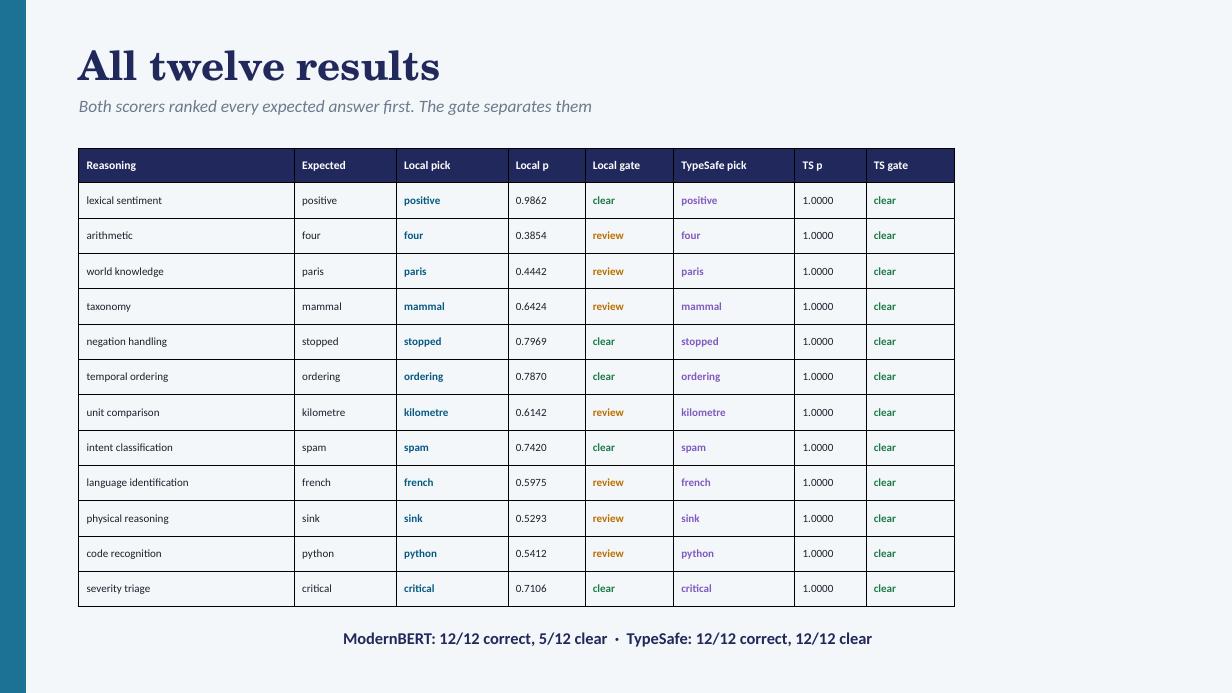
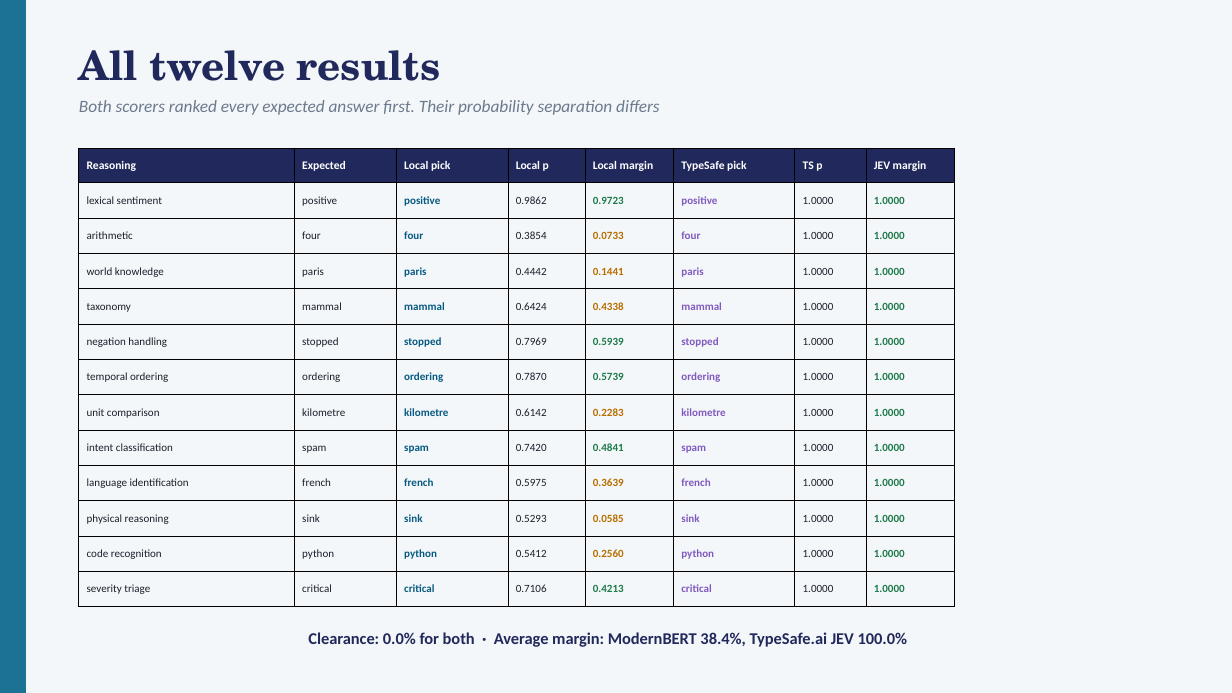
Before and after one commit to maustin10/OpenSystem1-classifier, a slide deck: slide 21 of results/Smoke-Test-Comparison-System1-vs-ModernBERT-clearance-distributions.pptx. Drawn at 1232x693 pixels with LibreOffice and Linux fonts; fonts in the diff are those of the drawing. Boxes give left, top, right and bottom in pixels: in the first picture for what was removed or moved away, otherwise in the second. Text is boxed around its words. In the diff, an @@ line names an element or a change of style, - is before the commit and + after.

Commit message:
Redefine clearance and document JEV claims

```diff
--- a/results/Smoke-Test-Comparison-System1-vs-ModernBERT-clearance-distributions.pptx
+++ b/results/Smoke-Test-Comparison-System1-vs-ModernBERT-clearance-distributions.pptx
@@ text at (79, 100, 659, 115): text changed @@
-Both scorers ranked every expected answer first. The gate separates them
+Both scorers ranked every expected answer first. Their probability separation differs
@@ table at (79, 148, 954, 606) @@
-row 1, column 5: Local gate
+row 1, column 5: Local margin
-row 1, column 8: TS gate
+row 1, column 8: JEV margin
-row 2, column 5: clear
+row 2, column 5: 0.9723
-row 2, column 8: clear
+row 2, column 8: 1.0000
-row 3, column 5: review
+row 3, column 5: 0.0733
-row 3, column 8: clear
+row 3, column 8: 1.0000
-row 4, column 5: review
+row 4, column 5: 0.1441
-row 4, column 8: clear
+row 4, column 8: 1.0000
-row 5, column 5: review
+row 5, column 5: 0.4338
-row 5, column 8: clear
+row 5, column 8: 1.0000
-row 6, column 5: clear
+row 6, column 5: 0.5939
-row 6, column 8: clear
+row 6, column 8: 1.0000
-row 7, column 5: clear
+row 7, column 5: 0.5739
-row 7, column 8: clear
+row 7, column 8: 1.0000
-row 8, column 5: review
+row 8, column 5: 0.2283
-row 8, column 8: clear
+row 8, column 8: 1.0000
-row 9, column 5: clear
+row 9, column 5: 0.4841
-row 9, column 8: clear
+row 9, column 8: 1.0000
-row 10, column 5: review
+row 10, column 5: 0.3639
-row 10, column 8: clear
+row 10, column 8: 1.0000
-row 11, column 5: review
+row 11, column 5: 0.0585
-row 11, column 8: clear
+row 11, column 8: 1.0000
-row 12, column 5: review
+row 12, column 5: 0.2560
-row 12, column 8: clear
+row 12, column 8: 1.0000
-row 13, column 5: clear
+row 13, column 5: 0.4213
-row 13, column 8: clear
+row 13, column 8: 1.0000
@@ text at (308, 632, 907, 647): text changed @@
-ModernBERT: 12/12 correct, 5/12 clear · TypeSafe: 12/12 correct, 12/12 clear
+Clearance: 0.0% for both · Average margin: ModernBERT 38.4%, TypeSafe.ai JEV 100.0%
```
Also in this commit, not shown: 19 other slides changed, 4 other files.
